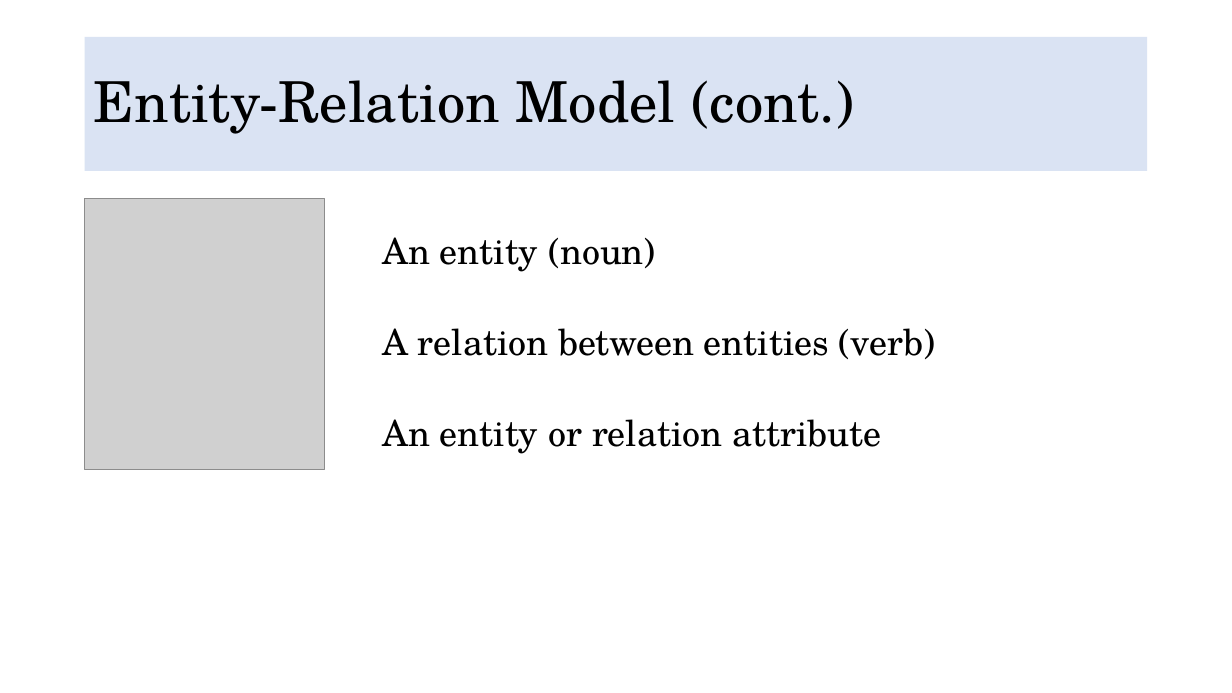
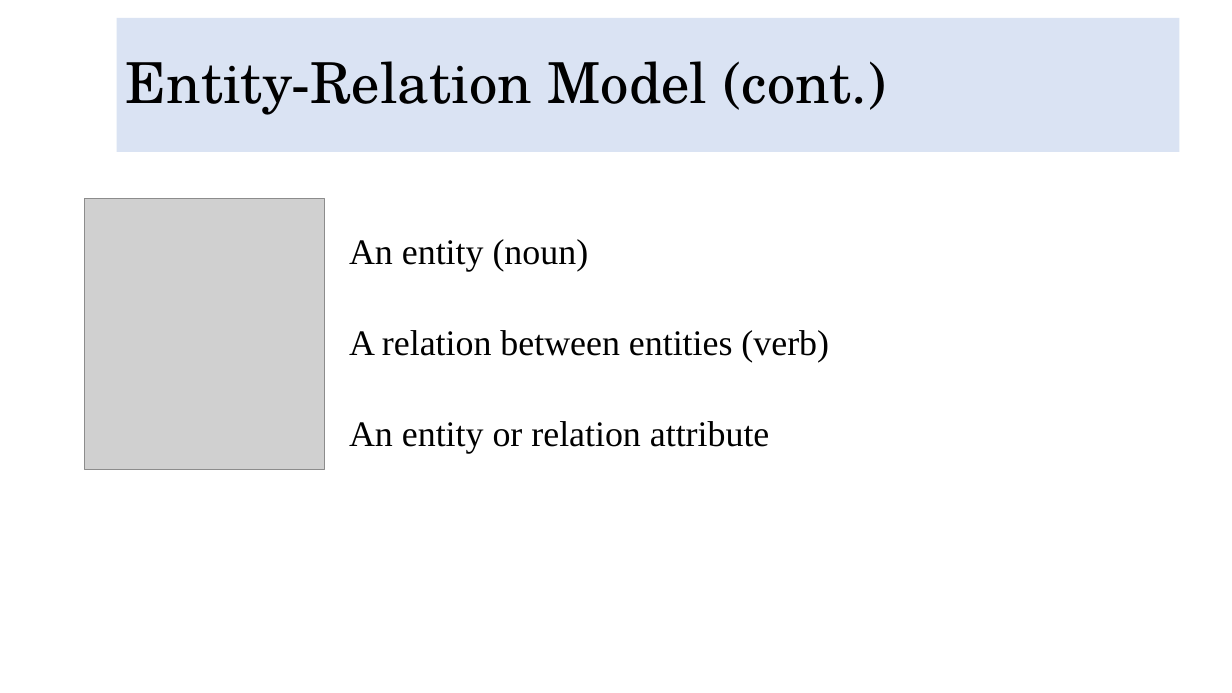
Before and after one commit to DuyDesmond/Multidisciplinary-Project-VGU-FY, a slide deck: slide 76 of Tuesday Morning Theory/Multidisciplinary Projects p2.pptx. Drawn at 1232x693 pixels with LibreOffice and Linux fonts; fonts in the diff are those of the drawing; grey boxes stand for pictures. Boxes give left, top, right and bottom in pixels: in the first picture for what was removed or moved away, otherwise in the second. Text is boxed around its words. In the diff, an @@ line names an element or a change of style, - is before the commit and + after.

```diff
--- a/Tuesday Morning Theory/Multidisciplinary Projects p2.pptx
+++ b/Tuesday Morning Theory/Multidisciplinary Projects p2.pptx
@@ title "Entity-Relation Model (cont.)" moved from (x1=85, y1=37, x2=1148, y2=171) to (x1=116, y1=18, x2=1179, y2=152) @@
@@ 3 texts moved together from (x1=382, y1=237, x2=935, y2=454) to (x1=349, y1=239, x2=829, y2=453) @@
@@ font TeX Gyre Schola to Times New Roman in 3 elements at (x1=349, y1=239, x2=589, y2=272), (x1=349, y1=330, x2=829, y2=363), (x1=349, y1=421, x2=770, y2=453) @@
```
Also in this commit, not shown: 9 other slides changed, 26 other files.
